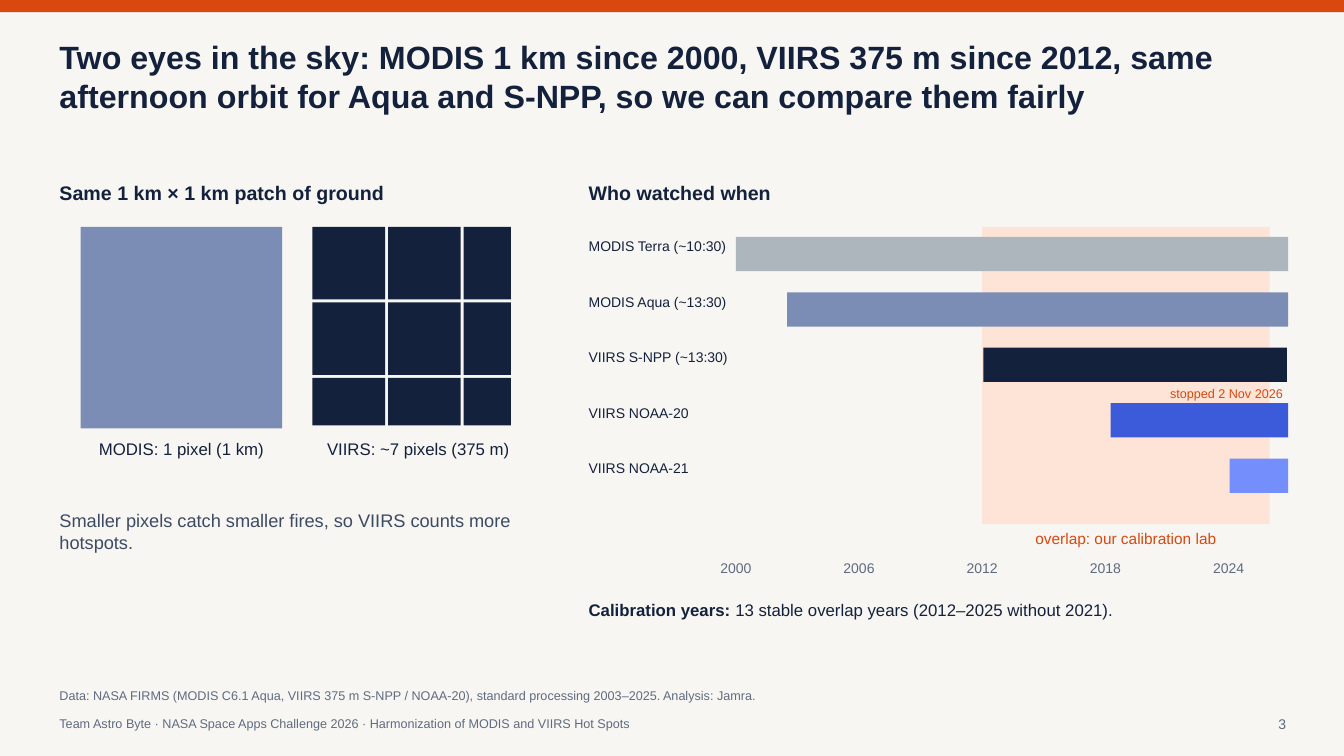
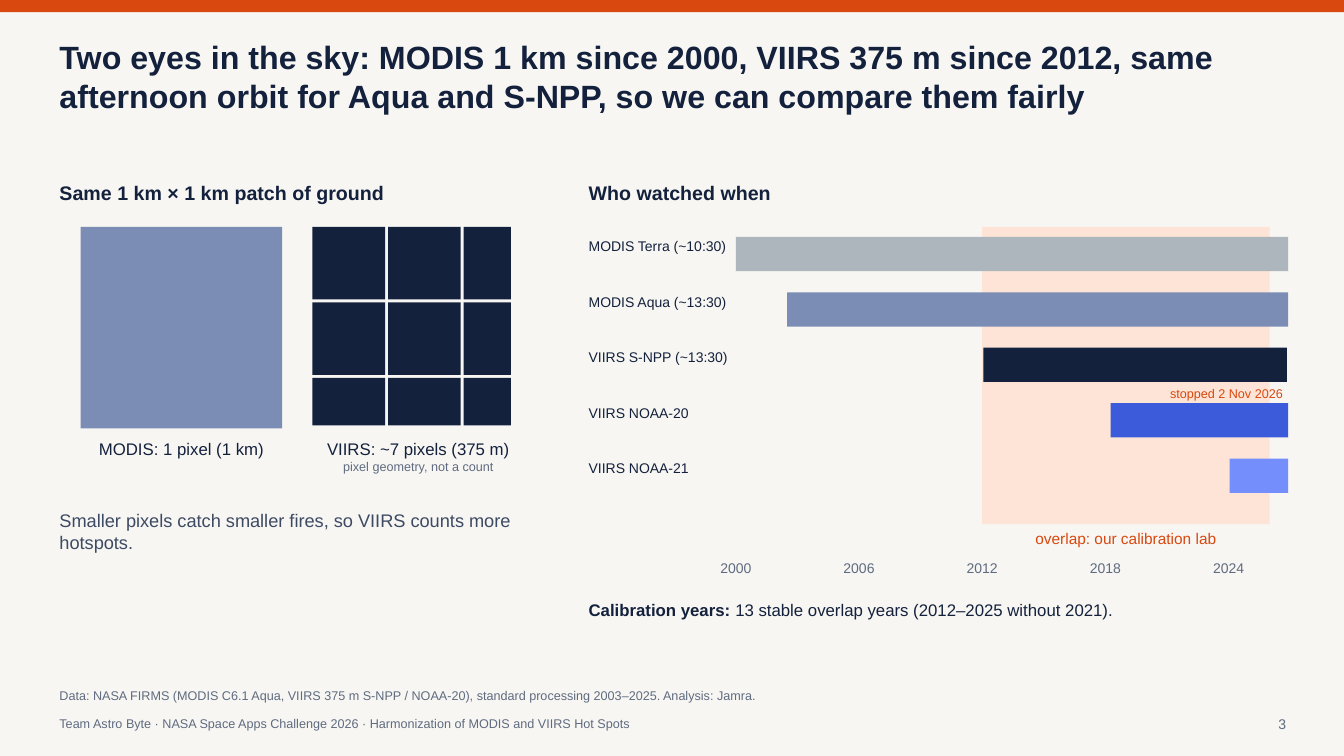
Before and after one commit to ahmedetk/jamra, a slide deck: slide 3 of slides/AstroByte_Slides.pptx. Drawn at 1344x756 pixels with LibreOffice and Linux fonts; fonts in the diff are those of the drawing. Boxes give left, top, right and bottom in pixels: in the first picture for what was removed or moved away, otherwise in the second. Text is boxed around its words. In the diff, an @@ line names an element or a change of style, - is before the commit and + after.

```diff
--- a/slides/AstroByte_Slides.pptx
+++ b/slides/AstroByte_Slides.pptx
@@ text at (343,462,494,474): paragraph added @@
+pixel geometry, not a count
```
Also in this commit, not shown: 3 other slides changed, 7 other files.
